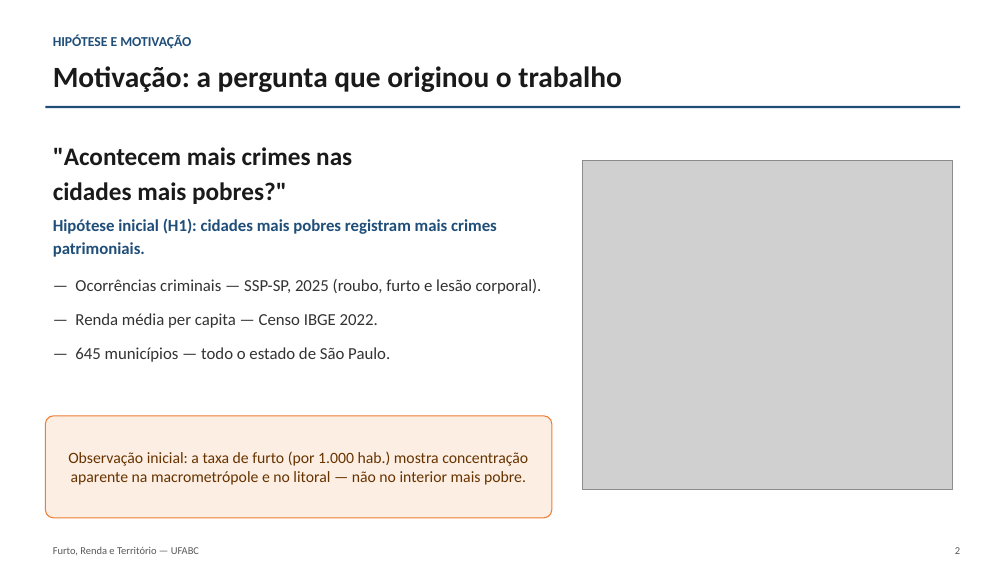
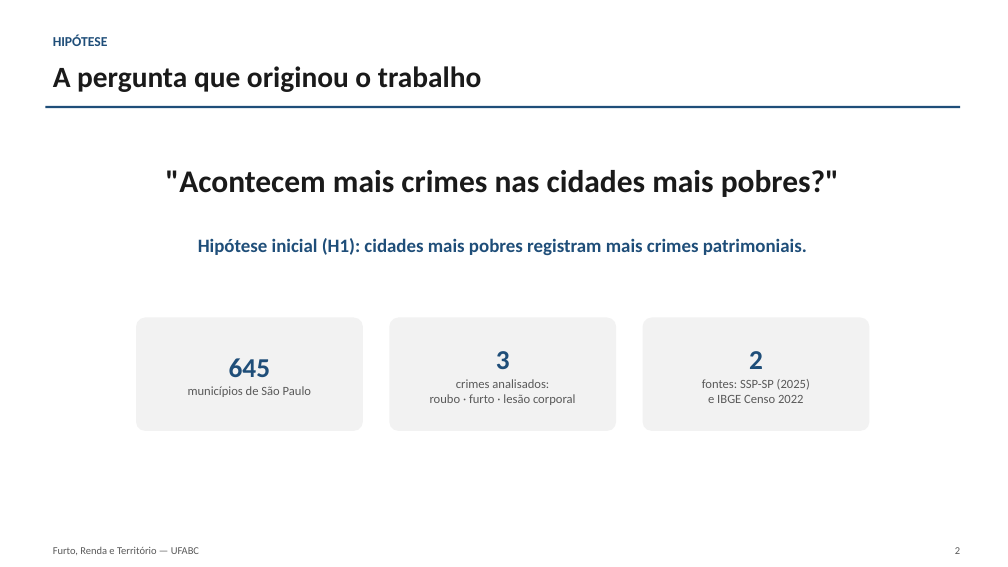
Before and after one commit to euusoujc/territory, a slide deck: slide 2 of slides/apresentacao_final.pptx. Drawn at 1008x567 pixels with LibreOffice and Linux fonts; fonts in the diff are those of the drawing; grey boxes stand for pictures. Boxes give left, top, right and bottom in pixels: in the first picture for what was removed or moved away, otherwise in the second. Text is boxed around its words. In the diff, an @@ line names an element or a change of style, - is before the commit and + after.

Commit message:
refact: reordena a apresentação (15 slides) e dá espaço aos mapas
Ajustes pedidos após revisão: a ordem inicial estava confusa (hipótese,
dados, mapas e correlação misturados num só bloco). Reestrutura em
blocos claros — Hipótese > Dados e variáveis > Taxas (mapas municipais
dos 3 crimes + outliers por crime) > Correlação (e o motivo de escolher
o furto) > Desenvolvimento > Conclusão.

Também separa "por que sair do OLS" em slide próprio com o mapa de
resíduos em tamanho legível (antes espremido dentro do slide de
comparação de modelos, praticamente ilegível) — o slide de três modelos
agora só tem as caixas, sem imagem, com espaço para respirar.

13 -> 15 slides. docs/guia_apresentacao.md reescrito para a nova ordem.

```diff
--- a/slides/apresentacao_final.pptx
+++ b/slides/apresentacao_final.pptx
@@ text at bbox=[53, 34, 108, 46]: text changed @@
-HIPÓTESE E MOTIVAÇÃO
+HIPÓTESE
@@ text at bbox=[53, 66, 481, 92]: text changed @@
-Motivação: a pergunta que originou o trabalho
+A pergunta que originou o trabalho
@@ text at bbox=[165, 170, 839, 197]: text changed; size 24 to 30 pt @@
-"Acontecem mais crimes nas
-cidades mais pobres?"
+"Acontecem mais crimes nas cidades mais pobres?"
@@ picture removed at bbox=[582, 160, 953, 490] @@
@@ text "Hipótese inicial (H1): cidades mais ...": place and size @@
-text "Hipótese inicial (H1): cidades mais ..." at bbox=[53, 219, 497, 257]
+text "Hipótese inicial (H1): cidades mais ..." at bbox=[198, 238, 807, 256]
@@ text "Hipótese inicial (H1): cidades mais ..." at bbox=[198, 238, 807, 256]: size 16 to 18 pt; alignment left to centre @@
@@ rounded rectangle "645": place and size @@
-rounded rectangle "645" at bbox=[75, 279, 542, 362]
+rounded rectangle "645" at bbox=[136, 318, 363, 431]
@@ rounded rectangle "645" at bbox=[136, 318, 363, 431]: vertical alignment top to middle; fill none to #F2F2F2 @@
@@ rounded rectangle added at bbox=[389, 318, 616, 431], fill #F2F2F2, 12 pt, text #595959 @@
+3
+crimes analisados:
+roubo · furto · lesão corporal
@@ rounded rectangle added at bbox=[643, 318, 870, 431], fill #F2F2F2, 12 pt, text #595959 @@
+2
+fontes: SSP-SP (2025)
+e IBGE Censo 2022
@@ text in rounded rectangle at bbox=[188, 358, 311, 397]: text changed; size 16 to 12 pt; text colour #333333 to #595959 @@
-— Ocorrências criminais — SSP-SP, 2025 (roubo, furto e lesão corporal).
-— Renda média per capita — Censo IBGE 2022.
-— 645 municípios — todo o estado de São Paulo.
+645
+municípios de São Paulo
@@ rounded rectangle removed at bbox=[45, 416, 552, 518] @@
-Observação inicial: a taxa de furto (por 1.000 hab.) mostra concentração aparente na macrometrópole e no litoral — não no interior mais pobre.
```
Also in this commit, not shown: 10 other slides changed, 2 slides added, 3 other files.
